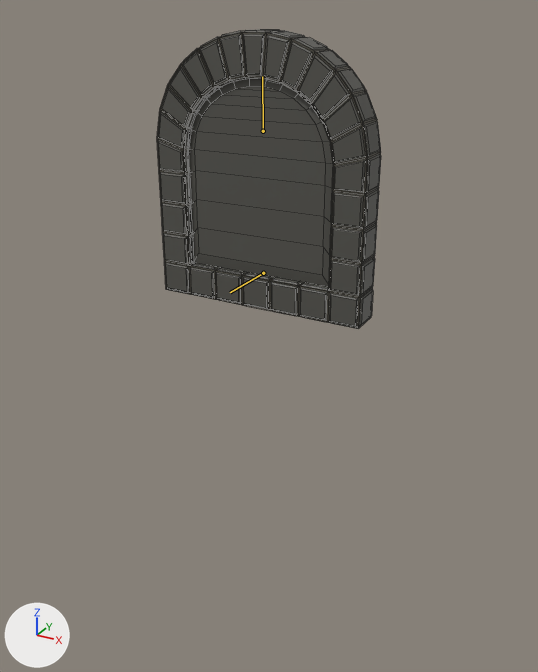
The FBX model Assets/Models/Door.fbx, before and after one commit.
Before and after are seen from a 50 mm lens placed at (5.49, -9.81, 3.84), pointed at (-0.04, 0.24, -1.18). The lights are fixed; the arrows at lower left show +X, +Y and +Z. The older version comes first. Both versions are drawn at frame 1 of the action 'Door.S|Close.001'; the numbers are the values there. The bones that change, and the others that lie on the model, are drawn over the model as lines. Mesh edges are drawn as thin lines.

Objects in the first picture: 'Door.S.Mesh', 'Gate.S.Door'.
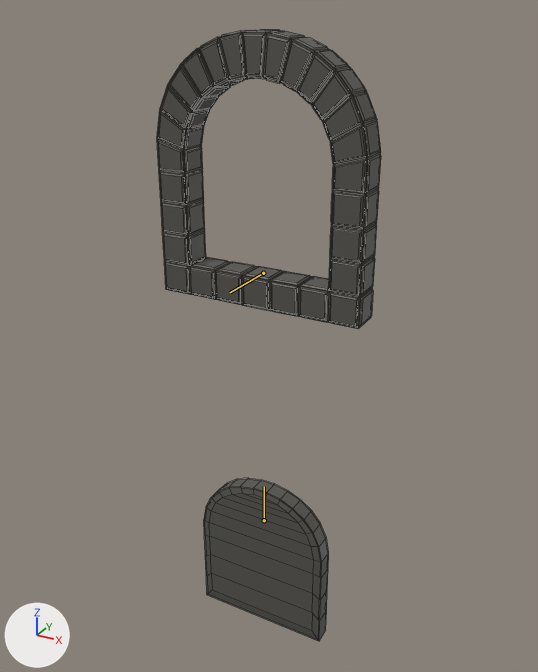
What differs and where, as boxes (x1, y1, x2, y2) in the pictures (538 x 672 px):
'Door.S.Mesh', posed (14% narrower, 22% shorter)
    before: (188, 77, 333, 287)
    after: (204, 478, 329, 641)
bone 'Door', root to tip
    before: (263, 131) to (262, 76)
    after: (264, 520) to (264, 486)

The change in detail:
Bone 'Door' (bone_door) moves from (0.0, 0.0, 0.0) to (0.0, -7.0, 0.0).
